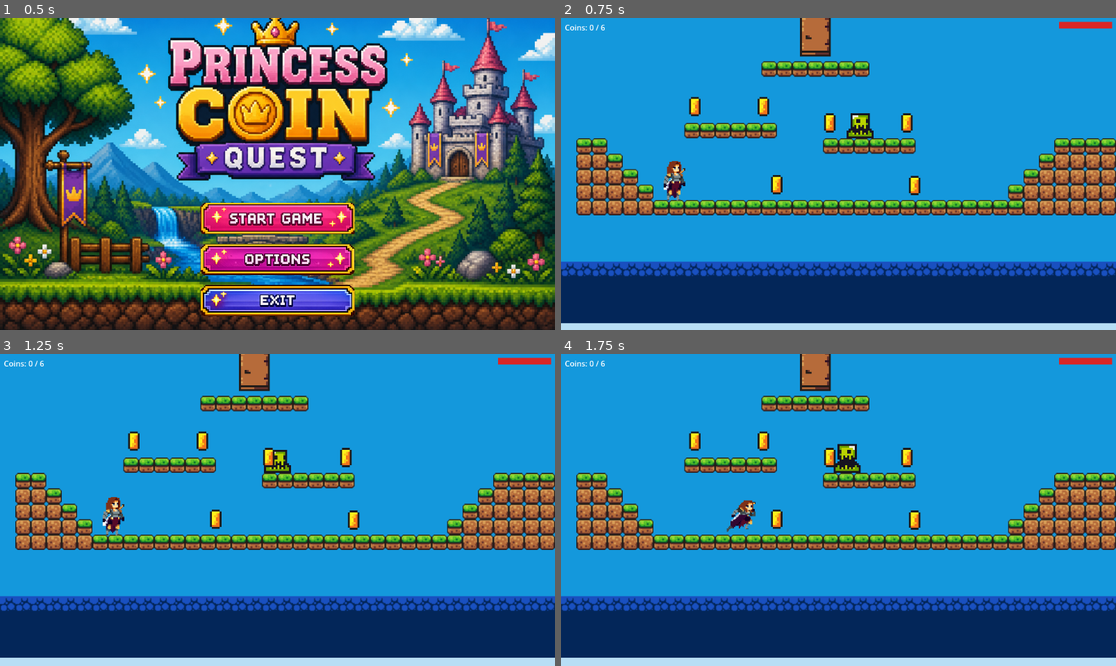
Above: before the commit, frames 1-4 (two rows, left to right).
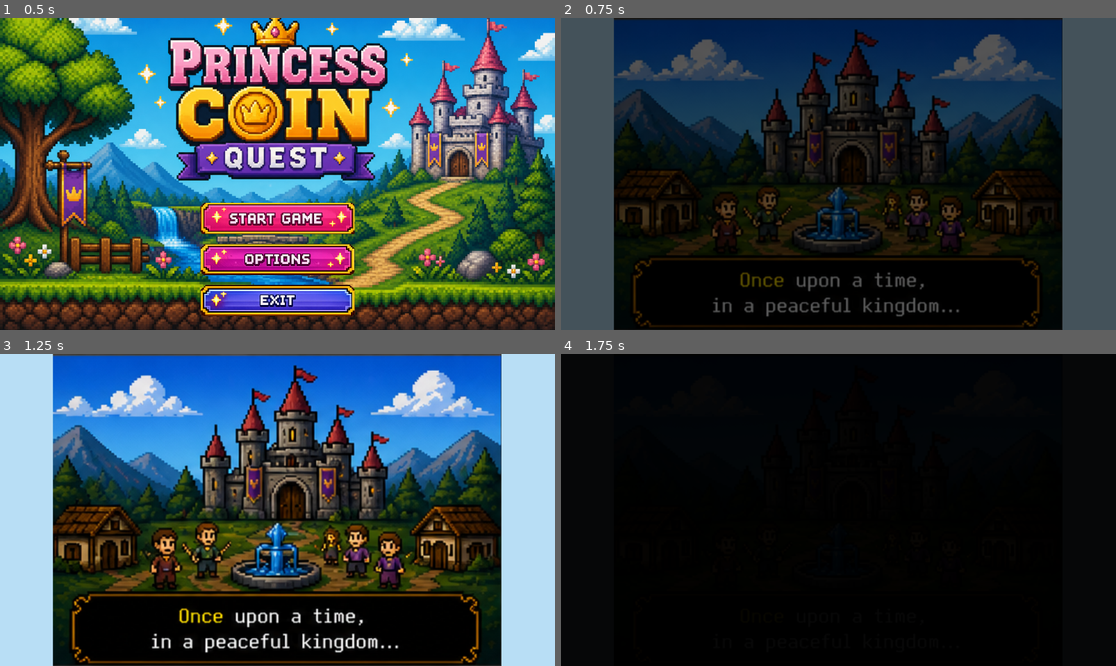
Above: after the commit, the same moments.

Repository: RazorRyan/PrincessCoinQuest
Game: Godot game, scene res://scenes/levels/MainMenu.tscn
The game is run twice, just before and just after one commit, with the same random seed, the same clock (stepped at 60 frames per second) and the same inputs. Sound files missing from this copy of the repository are replaced by a short silence.
Inputs (mouse positions are in pixels of both pictures, inside the frame that each line leads up to):
- Up to frame 1 (0.5 s): no input
- Up to frame 2 (0.75 s): click (838, 217) at 0.5 s
- Up to frame 3 (1.25 s): no input
- Up to frame 4 (1.75 s): tap Enter at 1.25 s; move the mouse to (960, 494) at 1.27 s; hold D (move_right) from 1.28 s (still down); tap J (attack) at 1.35 s; click (960, 494) at 1.42 s; tap Space (jump) at 1.52 s

Frame 1 is identical in both runs. In frame 2, 99% of the frame differs, in the area x 0-100%, y 0-100%; in frame 3, 96%; in frame 4, 100%.

Commit message:
Added intro movie to the game

Diff:
--- a/src/project.godot
+++ b/src/project.godot
@@ -51,6 +51,13 @@
 ]
 }
 
+[display]
+
+window/size/viewport_width=1152
+window/size/viewport_height=648
+window/size/window_width_override=1152
+window/size/window_height_override=648
+
 [physics]
 
 3d/physics_engine="Jolt Physics"
--- /dev/null
+++ b/src/scenes/ui/IntroMovie.tscn
@@ -0,0 +1,59 @@
+[gd_scene format=3 uid="uid://w01iiued0aii"]
+
+[ext_resource type="Script" path="res://scripts/ui/IntroMovie.gd" id="1_scr"]
+[ext_resource type="FontFile" uid="uid://c1sruh2ugrjnr" path="res://assets/fonts/PixelOperator8.ttf" id="2_fnt"]
+[ext_resource type="Texture2D" uid="uid://dk07sqv1nd45i" path="res://assets/backgrounds/Intro_Movie_1.png" id="3_img"]
+
+[node name="IntroMovie" type="Control"]
+layout_mode = 3
+anchors_preset = 15
+anchor_right = 1.0
+anchor_bottom = 1.0
+grow_horizontal = 2
+grow_vertical = 2
+script = ExtResource("1_scr")
+
+[node name="MovieImage" type="TextureRect" parent="."]
+layout_mode = 1
+anchor_left = 0.0
+anchor_top = 0.0
+anchor_right = 1.0
+anchor_bottom = 1.0
+grow_horizontal = 2
+grow_vertical = 2
+texture = ExtResource("3_img")
+expand_mode = 1
+stretch_mode = 5
+
+[node name="FadeOverlay" type="ColorRect" parent="."]
+layout_mode = 3
+anchors_preset = 15
+anchor_right = 1.0
+anchor_bottom = 1.0
+grow_horizontal = 2
+grow_vertical = 2
+color = Color(0, 0, 0, 1)
+mouse_filter = 2
+
+[node name="SkipLabel" type="Label" parent="."]
+layout_mode = 3
+anchors_preset = 7
+anchor_left = 0.5
+anchor_right = 0.5
+anchor_top = 1.0
+anchor_bottom = 1.0
+offset_left = -200.0
+offset_right = 200.0
+offset_top = -52.0
+offset_bottom = -16.0
+grow_horizontal = 2
+grow_vertical = 0
+text = "Press any key to skip"
+horizontal_alignment = 1
+theme_override_fonts/font = ExtResource("2_fnt")
+theme_override_font_sizes/font_size = 18
+theme_override_colors/font_color = Color(1, 1, 1, 1)
+theme_override_colors/font_shadow_color = Color(0, 0, 0, 1)
+theme_override_constants/shadow_offset_x = 2
+theme_override_constants/shadow_offset_y = 2
+modulate = Color(1, 1, 1, 0)
--- /dev/null
+++ b/src/scripts/ui/IntroMovie.gd
@@ -0,0 +1,106 @@
+extends Control
+
+const FRAMES: Array[String] = [
+	"res://assets/backgrounds/Intro_Movie_1.png",
+	"res://assets/backgrounds/Intro_Movie_2.png",
+	"res://assets/backgrounds/Intro_Movie_3.png",
+	"res://assets/backgrounds/Intro_Movie_4.png",
+	"res://assets/backgrounds/Intro_Movie_5.png",
+	"res://assets/backgrounds/Intro_Movie_6.png",
+	"res://assets/backgrounds/Intro_Movie_7.png",
+]
+
+# Duration each frame stays visible (full seconds, excluding fade time)
+const FRAME_DURATIONS: Array[float] = [2.5, 2.5, 2.5, 2.5, 3.0, 3.0, 0.0]
+const FADE_DURATION := 0.5
+
+@onready var movie_image: TextureRect = $MovieImage
+@onready var fade_overlay: ColorRect = $FadeOverlay
+@onready var skip_label: Label = $SkipLabel
+
+var _current_frame := 0
+var _skip_requested := false
+var _on_last_frame := false
+var _waiting_for_input := false
+
+func _ready() -> void:
+	fade_overlay.color = Color(0, 0, 0, 1)
+	movie_image.scale = Vector2.ONE
+	skip_label.modulate.a = 0.0
+	_play_sequence()
+
+func _input(event: InputEvent) -> void:
+	if event is InputEventMouseButton and not event.pressed:
+		return
+	if _waiting_for_input:
+		# Last frame: click or tap starts the game
+		if event is InputEventMouseButton or event is InputEventScreenTouch:
+			_load_first_level()
+		return
+	if event is InputEventKey or event is InputEventMouseButton or event is InputEventScreenTouch:
+		if not _skip_requested:
+			_skip_requested = true
+
+# ── Main sequence ─────────────────────────────────────────────────────────────
+
+func _play_sequence() -> void:
+	while _current_frame < FRAMES.size():
+		# Load and display the frame
+		_set_frame_image(_current_frame)
+		_on_last_frame = _current_frame == FRAMES.size() - 1
+
+		# Fade IN: overlay goes from black (alpha=1) → transparent (alpha=0), revealing image
+		await _fade(0.0, FADE_DURATION)
+
+		# Last frame: no label — just wait for a click
+		if _on_last_frame:
+			_waiting_for_input = true
+			return  # Stop loop — input handler takes over
+
+		# Wait while visible (interruptible)
+		var wait_time: float = FRAME_DURATIONS[_current_frame]
+		await _interruptible_wait(wait_time)
+
+		if _skip_requested:
+			# Jump straight to last frame
+			_skip_requested = false
+			_current_frame = FRAMES.size() - 1
+			# Fade OUT to black before showing frame 7
+			await _fade(1.0, FADE_DURATION)
+			continue
+
+		# Fade OUT: overlay goes from transparent (alpha=0) → black (alpha=1)
+		await _fade(1.0, FADE_DURATION)
+		_current_frame += 1
+
+	_load_first_level()
+
+# ── Helpers ───────────────────────────────────────────────────────────────────
+
+func _set_frame_image(index: int) -> void:
+	movie_image.texture = load(FRAMES[index])
+	movie_image.scale = Vector2.ONE
+
+func _fade(target_alpha: float, duration: float) -> void:
+	var tween := create_tween()
+	tween.tween_property(fade_overlay, "color:a", target_alpha, duration)
+	await tween.finished
+
+func _fade_label(label: Label, target_alpha: float, duration: float) -> void:
+	var tween := create_tween()
+	tween.tween_property(label, "modulate:a", target_alpha, duration)
+	await tween.finished
+
+func _interruptible_wait(seconds: float) -> void:
+	var elapsed := 0.0
+	while elapsed < seconds:
+		if _skip_requested:
+			return
+		elapsed += get_process_delta_time()
+		await get_tree().process_frame
+
+func _load_first_level() -> void:
+	var tween := create_tween()
+	tween.tween_property(fade_overlay, "color:a", 1.0, FADE_DURATION)
+	await tween.finished
+	GameManager.start_game()
--- a/src/scripts/ui/MainMenu.gd
+++ b/src/scripts/ui/MainMenu.gd
@@ -9,7 +9,7 @@
 
 func _on_start_pressed() -> void:
 	music.stop()
-	GameManager.start_game()
+	get_tree().change_scene_to_file("res://scenes/ui/IntroMovie.tscn")
 
 func _on_options_pressed() -> void:
 	get_tree().change_scene_to_file("res://scenes/ui/LevelSelect.tscn")
Binary file added: src/assets/backgrounds/Intro_Movie_1.png
Not shown, added: src/assets/backgrounds/Intro_Movie_1.png.import
Binary file added: src/assets/backgrounds/Intro_Movie_2.png
Not shown, added: src/assets/backgrounds/Intro_Movie_2.png.import
Binary file added: src/assets/backgrounds/Intro_Movie_3.png
Not shown, added: src/assets/backgrounds/Intro_Movie_3.png.import
Binary file added: src/assets/backgrounds/Intro_Movie_4.png
Not shown, added: src/assets/backgrounds/Intro_Movie_4.png.import
Binary file added: src/assets/backgrounds/Intro_Movie_5.png
Not shown, added: src/assets/backgrounds/Intro_Movie_5.png.import
Binary file added: src/assets/backgrounds/Intro_Movie_6.png
Not shown, added: src/assets/backgrounds/Intro_Movie_6.png.import
(and 4 more such lines)
